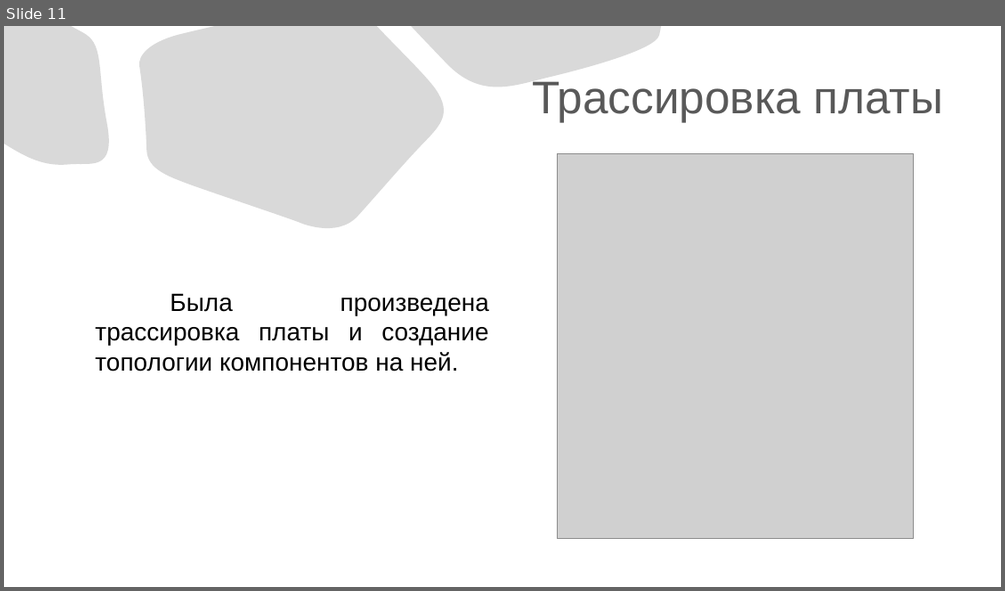
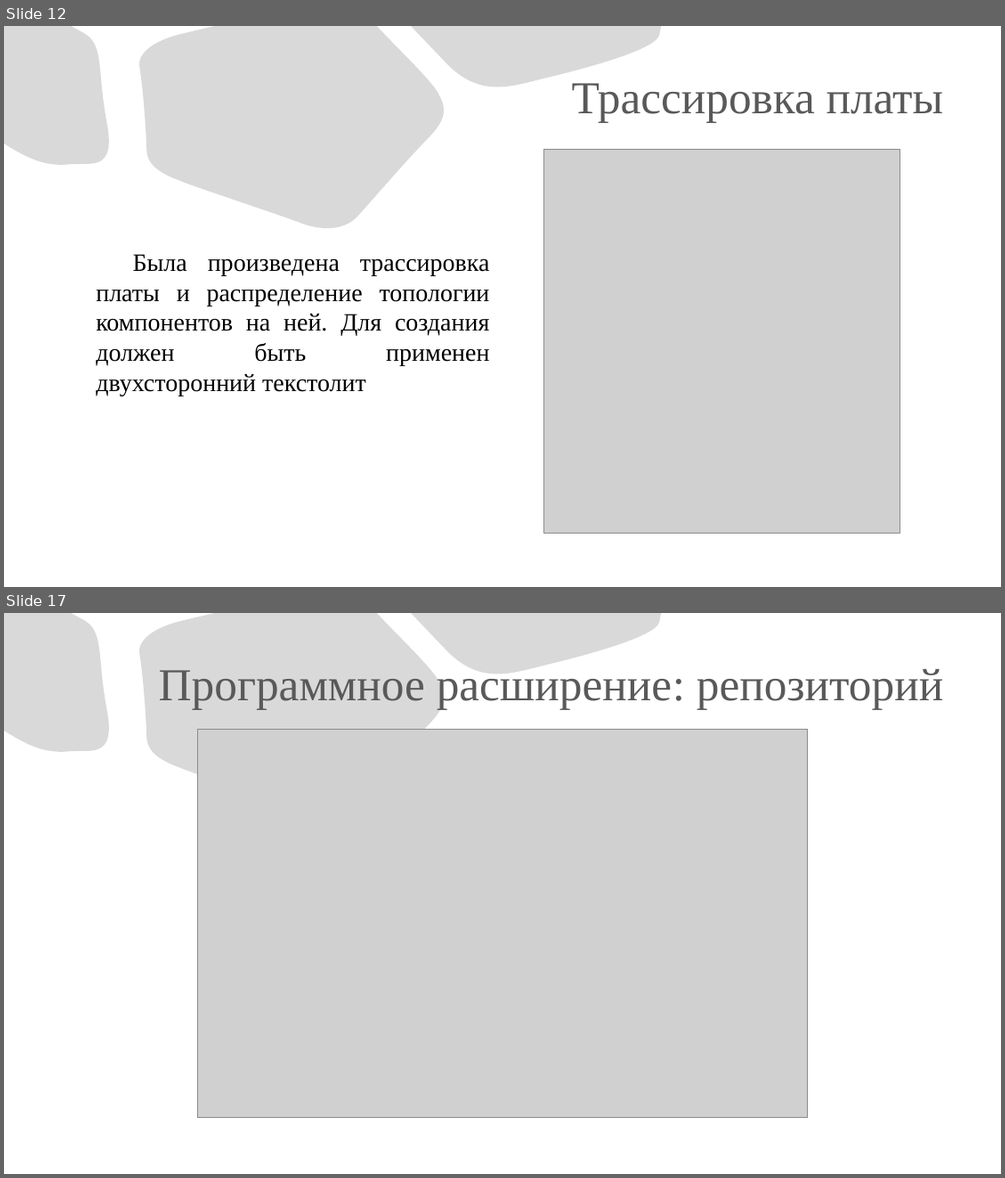
Before and after one commit to eterline/course-project-oscilloscope, a slide deck: save-to-usb/Презентация «Осциллограф».pptx. Shown one above the other, each under a label of ours: slide 11 before the commit, slides 12 and 17 after it; the slides between them are not shown. The pictures are 1005x591 and 1005x1178 pixels, drawn with LibreOffice and Linux fonts; fonts in the diff are those of the drawing; grey boxes stand for pictures. Boxes give left, top, right and bottom in pixels: in the first picture for what was removed or moved away, otherwise in the second. Text is boxed around its words. In the diff, an @@ line names an element or a change of style, - is before the commit and + after.

```diff
--- a/save-to-usb/Презентация «Осциллограф».pptx
+++ b/save-to-usb/Презентация «Осциллограф».pptx
@@ slide 17 added at (4, 613, 1001, 1174), background #FFFFFF; not listed: 3 template elements that a slide beside it also shows @@
@@ title added at (159, 669, 943, 710), 44 pt, text #595959 @@
+Программное расширение: репозиторий
@@ picture added at (197, 729, 807, 1118) @@
@@ what was slide 11 is now slide 12 @@
@@ slide 12 changed as well @@
@@ title "Трассировка платы" at (572, 83, 943, 123): font Arial to Times New Roman @@
@@ picture: place and size @@
-picture at (557, 154, 914, 539)
+picture at (544, 149, 900, 533)
@@ text at (96, 254, 490, 395): text changed; font Arial to Times New Roman @@
-Была произведена трассировка платы и создание топологии компонентов на ней.
+Была произведена трассировка платы и распределение топологии компонентов на ней. Для создания должен быть применен двухсторонний текстолит
```
Also in this commit, not shown: 8 other slides changed, 8 other slides added, 1 slide removed, 38 other files.
